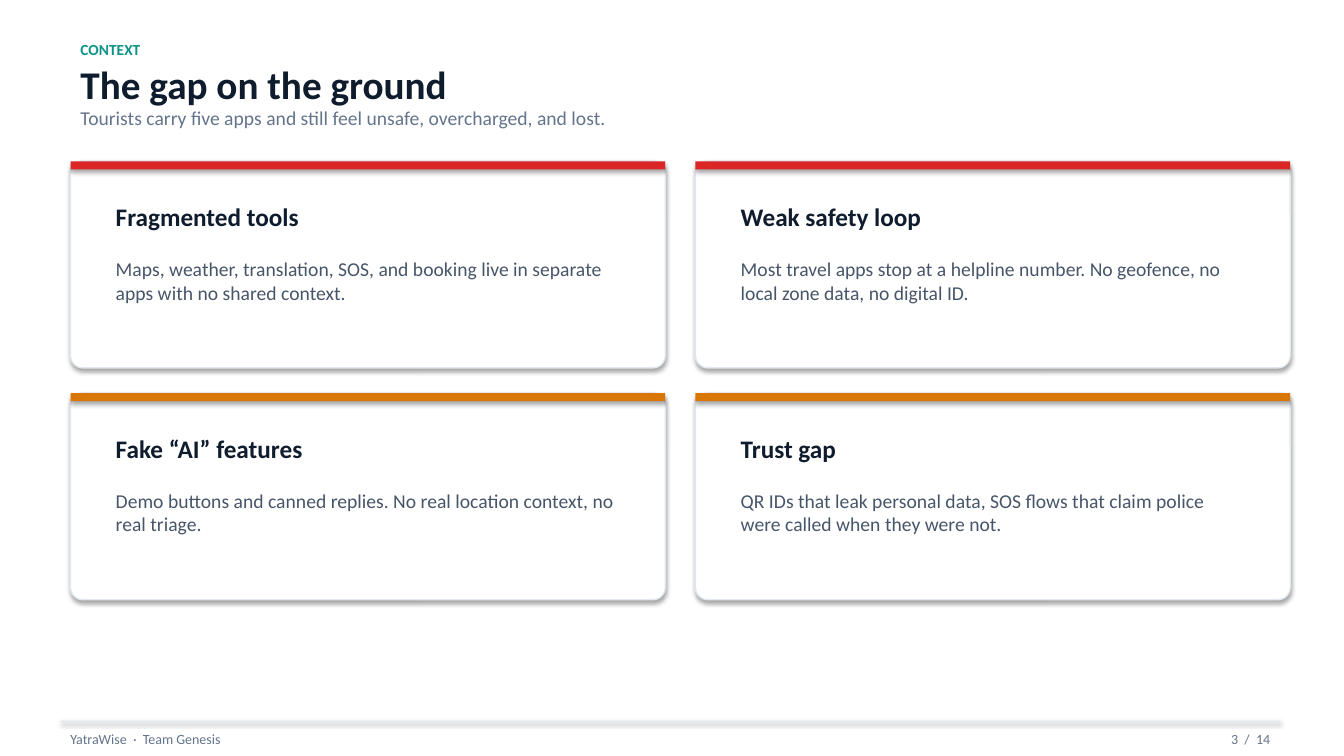
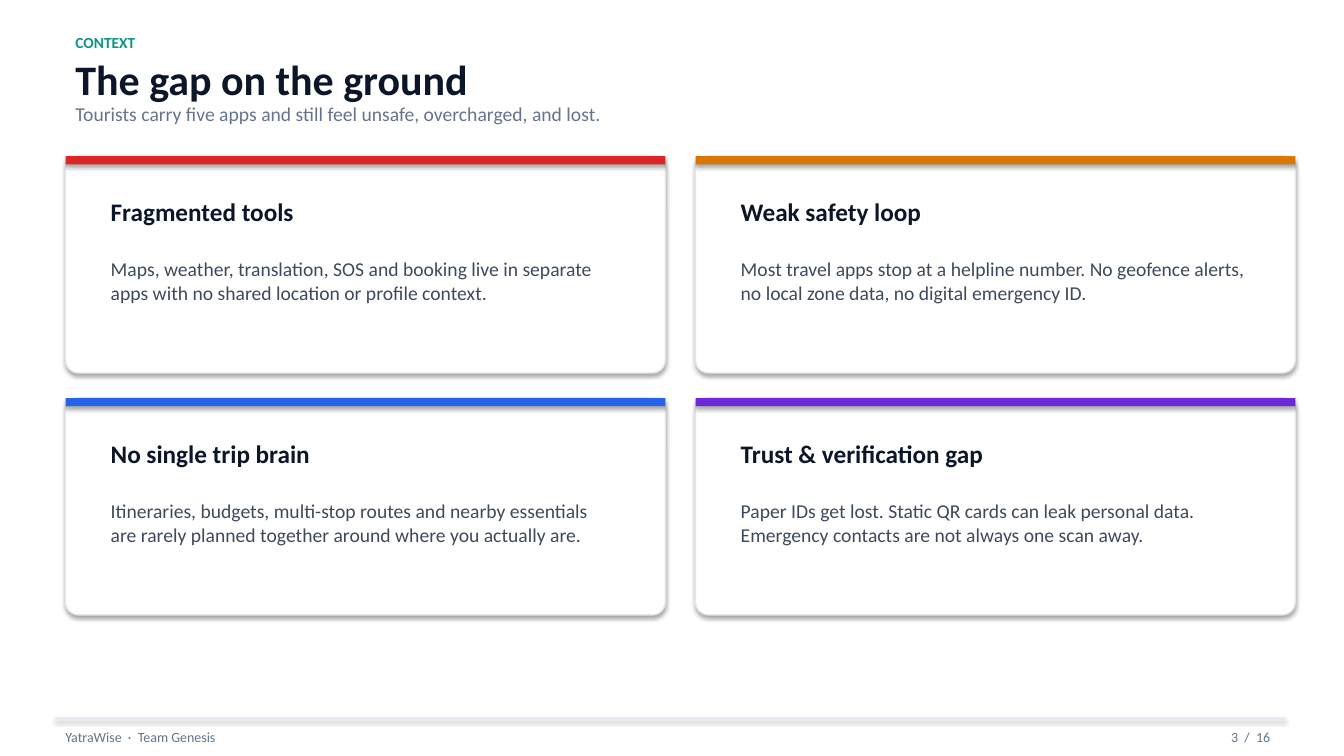
Before and after one commit to piyushkumarexe/travelling, a slide deck: slide 3 of docs/ppt/YatraWise_Team_Genesis.pptx. Drawn at 1344x756 pixels with LibreOffice and Linux fonts; fonts in the diff are those of the drawing. Boxes give left, top, right and bottom in pixels: in the first picture for what was removed or moved away, otherwise in the second. Text is boxed around its words. In the diff, an @@ line names an element or a change of style, - is before the commit and + after.

```diff
--- a/docs/ppt/YatraWise_Team_Genesis.pptx
+++ b/docs/ppt/YatraWise_Team_Genesis.pptx
@@ text "CONTEXT": place and size @@
-text "CONTEXT" at [80, 45, 140, 55]
+text "CONTEXT" at [75, 38, 135, 48]
@@ text "The gap on the ground" at [75, 65, 467, 102]: size 28 to 30 pt, text colour #0F1C2E to #0B1628 @@
@@ text "Tourists carry five apps and ...": place and size @@
-text "Tourists carry five apps and ..." at [80, 111, 605, 129]
+text "Tourists carry five apps and ..." at [75, 107, 600, 125]
@@ rounded rectangle: place and size @@
-rounded rectangle at [71, 161, 665, 368]
+rounded rectangle at [66, 156, 665, 373]
@@ rectangle: place and size @@
-rectangle at [71, 161, 665, 169]
+rectangle at [66, 156, 665, 164]
@@ rounded rectangle: place and size @@
-rounded rectangle at [696, 161, 1291, 368]
+rounded rectangle at [696, 156, 1296, 373]
@@ rectangle: place and size @@
-rectangle at [696, 161, 1291, 169]
+rectangle at [696, 156, 1296, 164]
@@ rectangle at [696, 156, 1296, 164]: fill #DC2626 to #D97706 @@
@@ text "Fragmented tools" at [111, 203, 294, 226]: text colour #0F1C2E to #0B1628 @@
@@ text "Weak safety loop" at [741, 203, 921, 225]: text colour #0F1C2E to #0B1628 @@
@@ text at [111, 262, 592, 303]: text changed; text colour #475569 to #3D4A5C @@
-Maps, weather, translation, SOS, and booking live in separate apps with no shared context.
+Maps, weather, translation, SOS and booking live in separate apps with no shared location or profile context.
@@ text at [741, 262, 1244, 304]: text changed; text colour #475569 to #3D4A5C @@
-Most travel apps stop at a helpline number. No geofence, no local zone data, no digital ID.
+Most travel apps stop at a helpline number. No geofence alerts, no local zone data, no digital emergency ID.
@@ rounded rectangle: place and size @@
-rounded rectangle at [71, 393, 665, 600]
+rounded rectangle at [66, 398, 665, 615]
@@ rectangle: place and size @@
-rectangle at [71, 393, 665, 401]
+rectangle at [66, 398, 665, 406]
@@ rectangle at [66, 398, 665, 406]: fill #D97706 to #2563EB @@
@@ rounded rectangle: place and size @@
-rounded rectangle at [696, 393, 1291, 600]
+rounded rectangle at [696, 398, 1296, 615]
@@ rectangle: place and size @@
-rectangle at [696, 393, 1291, 401]
+rectangle at [696, 398, 1296, 406]
@@ rectangle at [696, 398, 1296, 406]: fill #D97706 to #6D28D9 @@
@@ text at [111, 445, 310, 468]: text changed; text colour #0F1C2E to #0B1628 @@
-Fake “AI” features
+No single trip brain
@@ text at [741, 445, 982, 468]: text changed; text colour #0F1C2E to #0B1628 @@
-Trust gap
+Trust & verification gap
@@ text at [111, 504, 588, 546]: text changed; text colour #475569 to #3D4A5C @@
-Demo buttons and canned replies. No real location context, no real triage.
+Itineraries, budgets, multi-stop routes and nearby essentials are rarely planned together around where you actually are.
@@ text at [741, 504, 1194, 546]: text changed; text colour #475569 to #3D4A5C @@
-QR IDs that leak personal data, SOS flows that claim police were called when they were not.
+Paper IDs get lost. Static QR cards can leak personal data. Emergency contacts are not always one scan away.
@@ rectangle: place and size @@
-rectangle at [60, 721, 1280, 722]
+rectangle at [55, 718, 1286, 720]
@@ text "YatraWise · Team Genesis": place and size @@
-text "YatraWise · Team Genesis" at [70, 734, 220, 744]
+text "YatraWise · Team Genesis" at [65, 732, 215, 742]
@@ text at [1231, 732, 1270, 742]: text changed @@
-3 / 14
+3 / 16
```
Also in this commit, not shown: 13 other slides changed, 2 slides added, 1 other file.
